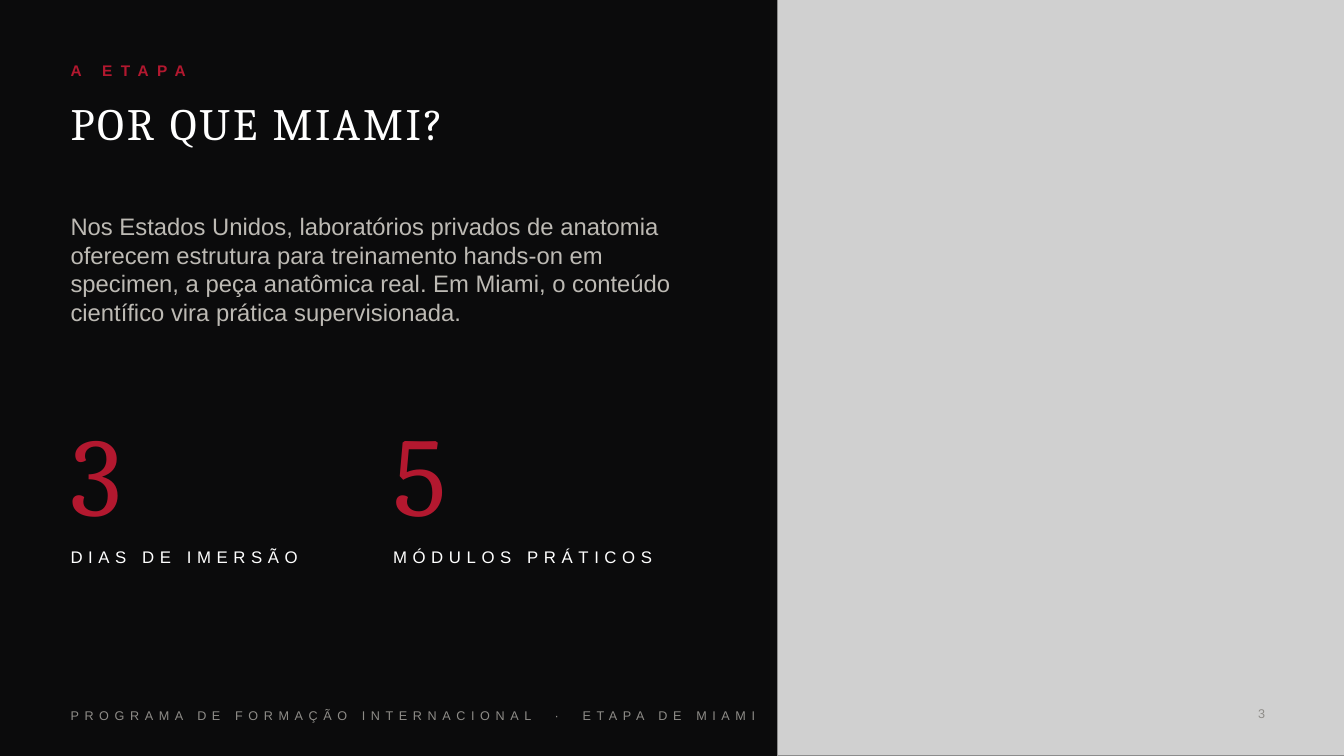
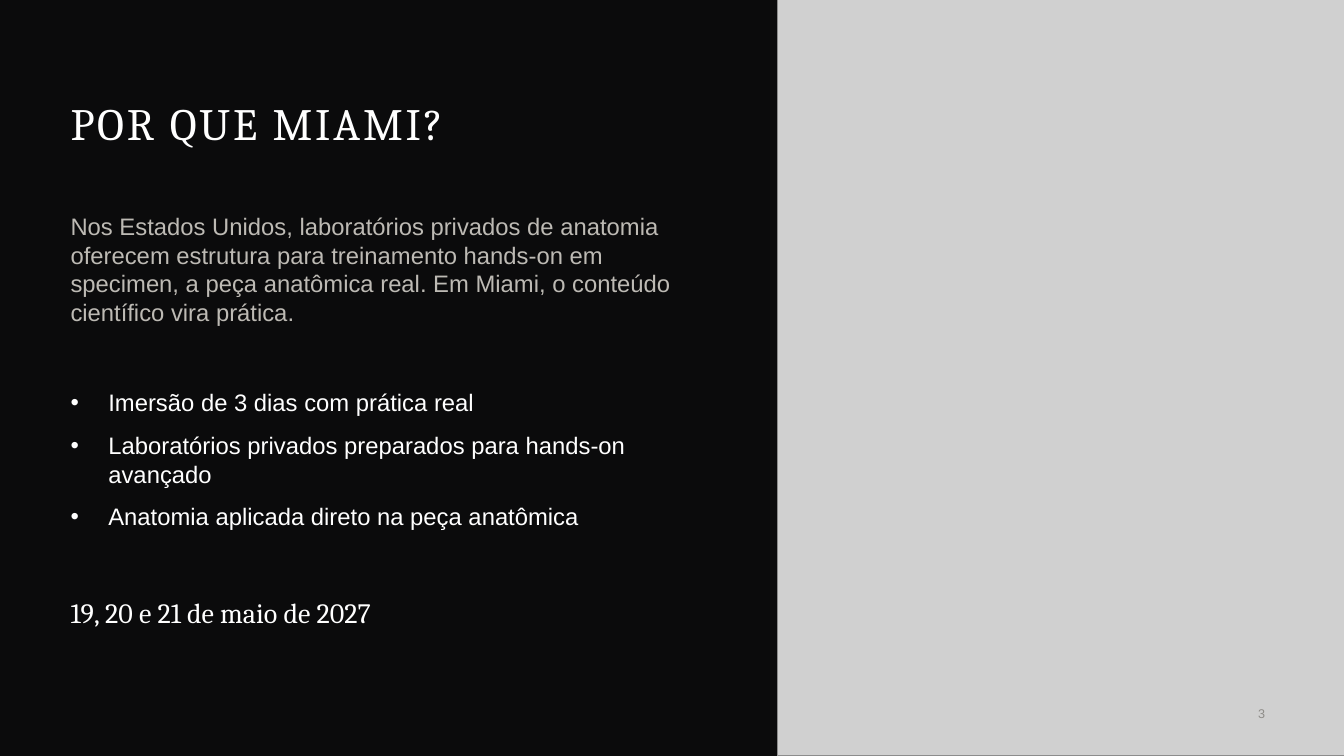
Before and after one commit to humbertovecchi/vecchi, a slide deck: slide 3 of entregas/Formacao-Internacional-Etapa-Miami.pptx. Drawn at 1344x756 pixels with LibreOffice and Linux fonts; fonts in the diff are those of the drawing; grey boxes stand for pictures. Boxes give left, top, right and bottom in pixels: in the first picture for what was removed or moved away, otherwise in the second. Text is boxed around its words. In the diff, an @@ line names an element or a change of style, - is before the commit and + after.

```diff
--- a/entregas/Formacao-Internacional-Etapa-Miami.pptx
+++ b/entregas/Formacao-Internacional-Etapa-Miami.pptx
@@ text removed at bbox=[71, 65, 82, 76] @@
-A ETAPA
@@ text at bbox=[71, 217, 670, 326]: text changed @@
-Nos Estados Unidos, laboratórios privados de anatomia oferecem estrutura para treinamento hands-on em specimen, a peça anatômica real. Em Miami, o conteúdo científico vira prática supervisionada.
+Nos Estados Unidos, laboratórios privados de anatomia oferecem estrutura para treinamento hands-on em specimen, a peça anatômica real. Em Miami, o conteúdo científico vira prática.
@@ text added at bbox=[108, 393, 625, 530], 17 pt, text #FFFFFF @@
+• Imersão de 3 dias com prática real
+• Laboratórios privados preparados para hands-on avançado
+• Anatomia aplicada direto na peça anatômica
@@ text removed at bbox=[71, 441, 123, 517] @@
-3
@@ text removed at bbox=[393, 441, 446, 517] @@
-5
@@ text removed at bbox=[71, 549, 298, 563] @@
-DIAS DE IMERSÃO
@@ text removed at bbox=[393, 549, 652, 563] @@
-MÓDULOS PRÁTICOS
@@ text added at bbox=[71, 603, 371, 627], 20 pt, text #FFFFFF @@
+19, 20 e 21 de maio de 2027
@@ text removed at bbox=[71, 701, 827, 731] @@
-PROGRAMA DE FORMAÇÃO INTERNACIONAL · ETAPA DE MIAMI
```
Also in this commit, not shown: 6 other slides changed, 1 slide removed, 9 other files.
